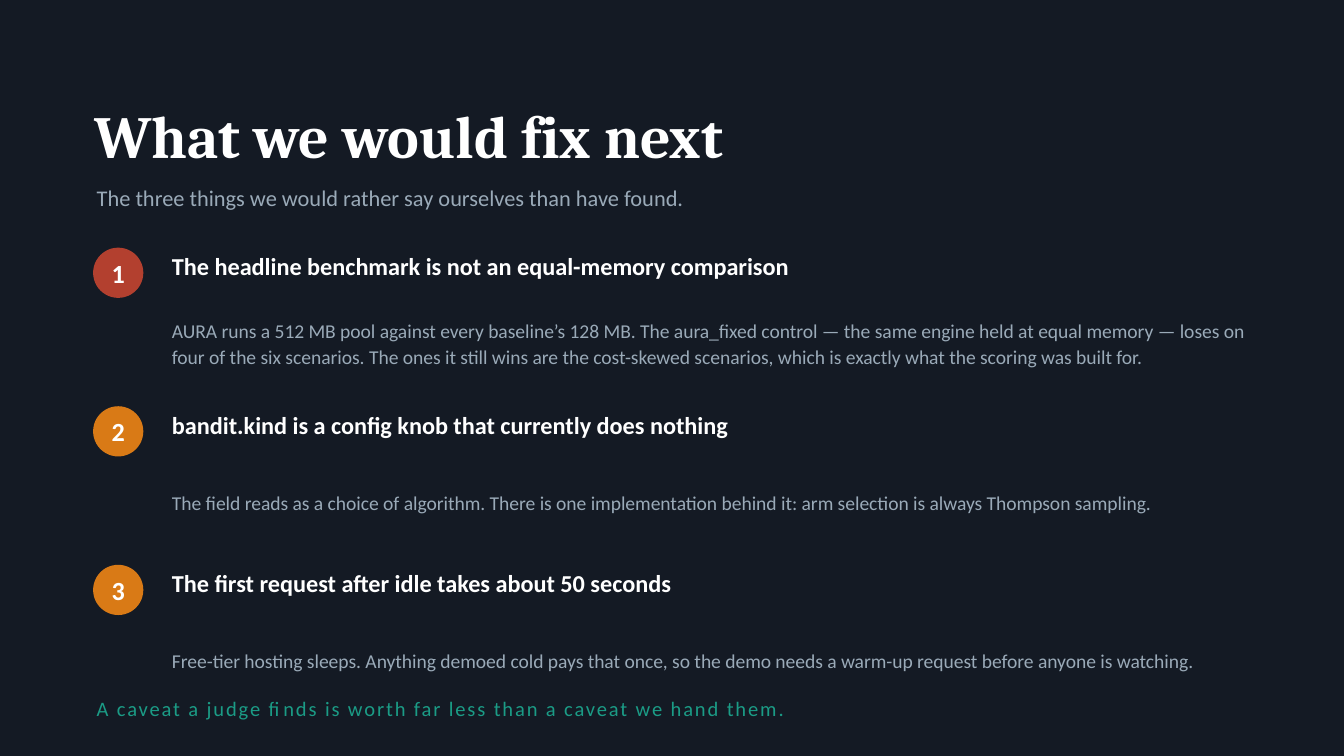
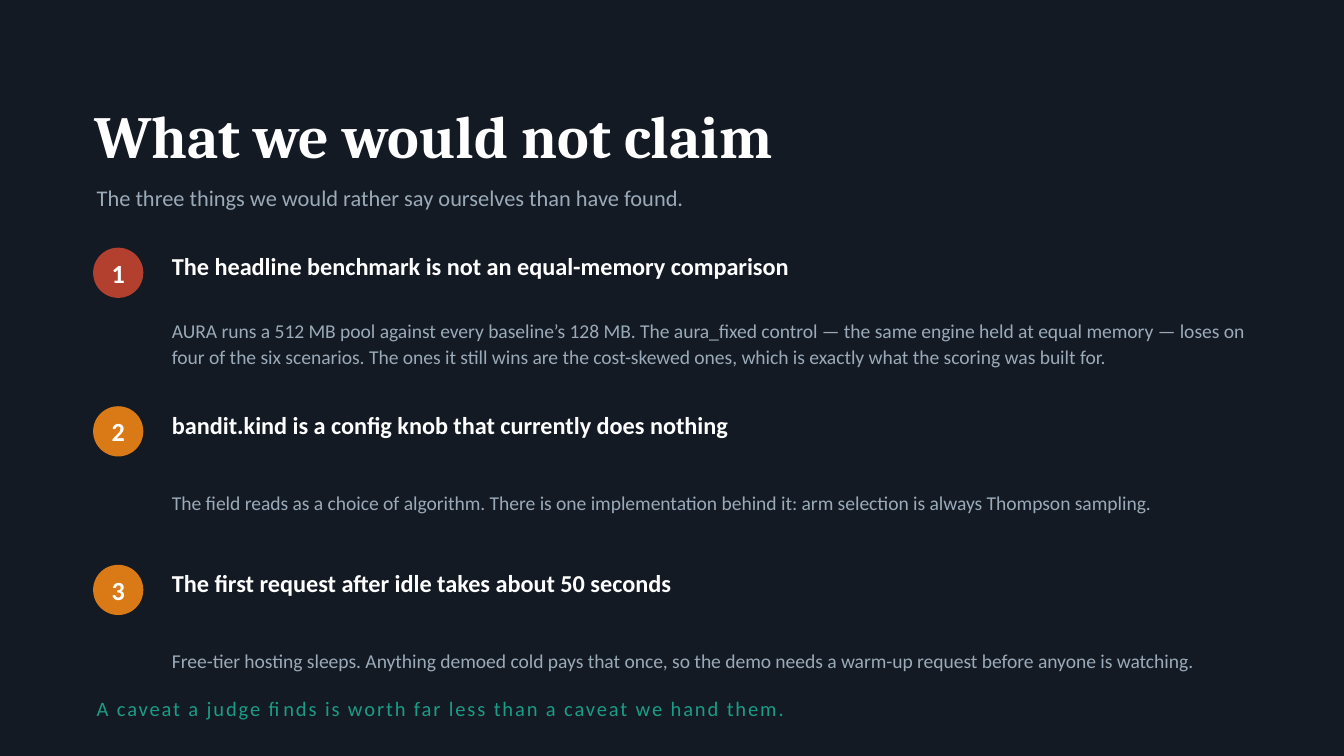
Before and after one commit to officialayush23/VH26-KalaDhua, a slide deck: slide 20 of docs/AURA.pptx (slide 23 before the commit). Drawn at 1344x756 pixels with LibreOffice and Linux fonts; fonts in the diff are those of the drawing. Boxes give left, top, right and bottom in pixels: in the first picture for what was removed or moved away, otherwise in the second. Text is boxed around its words. In the diff, an @@ line names an element or a change of style, - is before the commit and + after.

```diff
--- a/docs/AURA.pptx
+++ b/docs/AURA.pptx
@@ text at [94,116,772,159]: text changed @@
-What we would fix next
+What we would not claim
@@ text at [172,324,1245,368]: text changed @@
-AURA runs a 512 MB pool against every baseline’s 128 MB. The aura_fixed control — the same engine held at equal memory — loses on four of the six scenarios. The ones it still wins are the cost-skewed scenarios, which is exactly what the scoring was built for.
+AURA runs a 512 MB pool against every baseline’s 128 MB. The aura_fixed control — the same engine held at equal memory — loses on four of the six scenarios. The ones it still wins are the cost-skewed ones, which is exactly what the scoring was built for.
```
Also in this commit, not shown: 6 other slides changed, 12 slides added, 15 slides removed, 6 other files.
